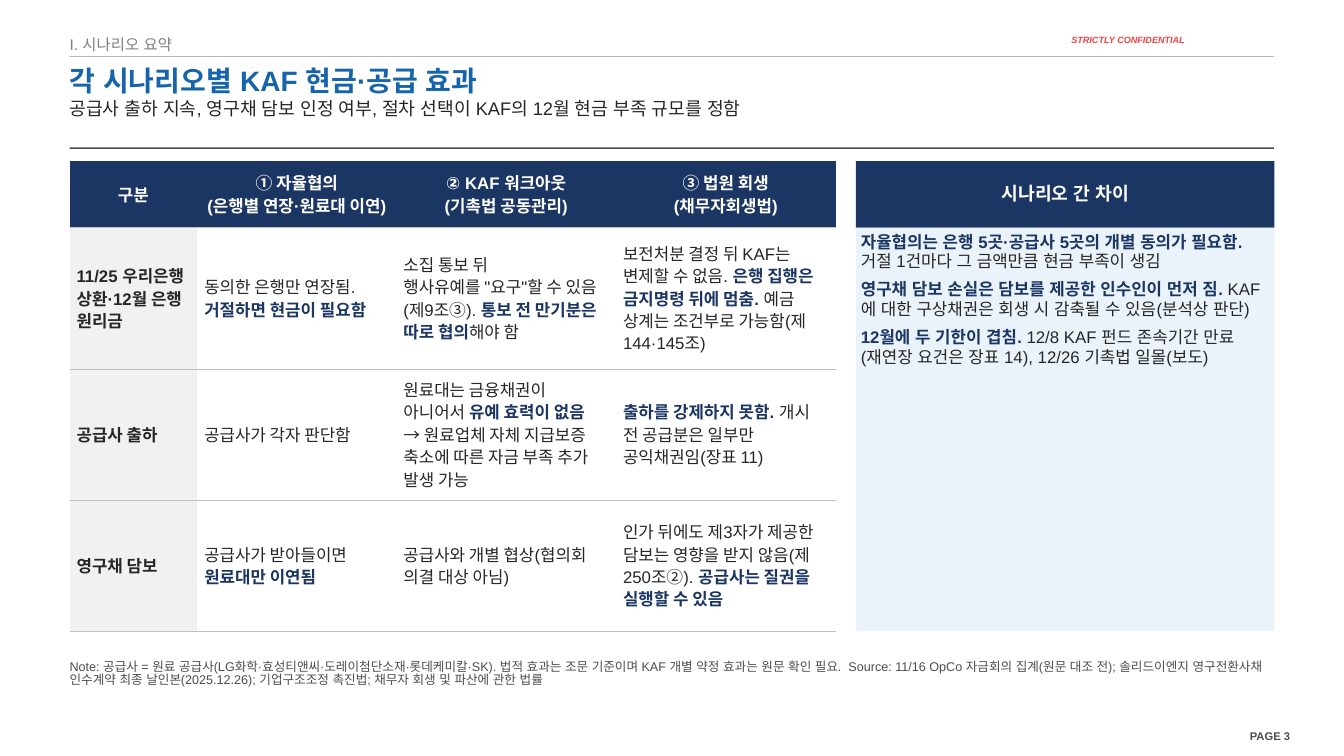
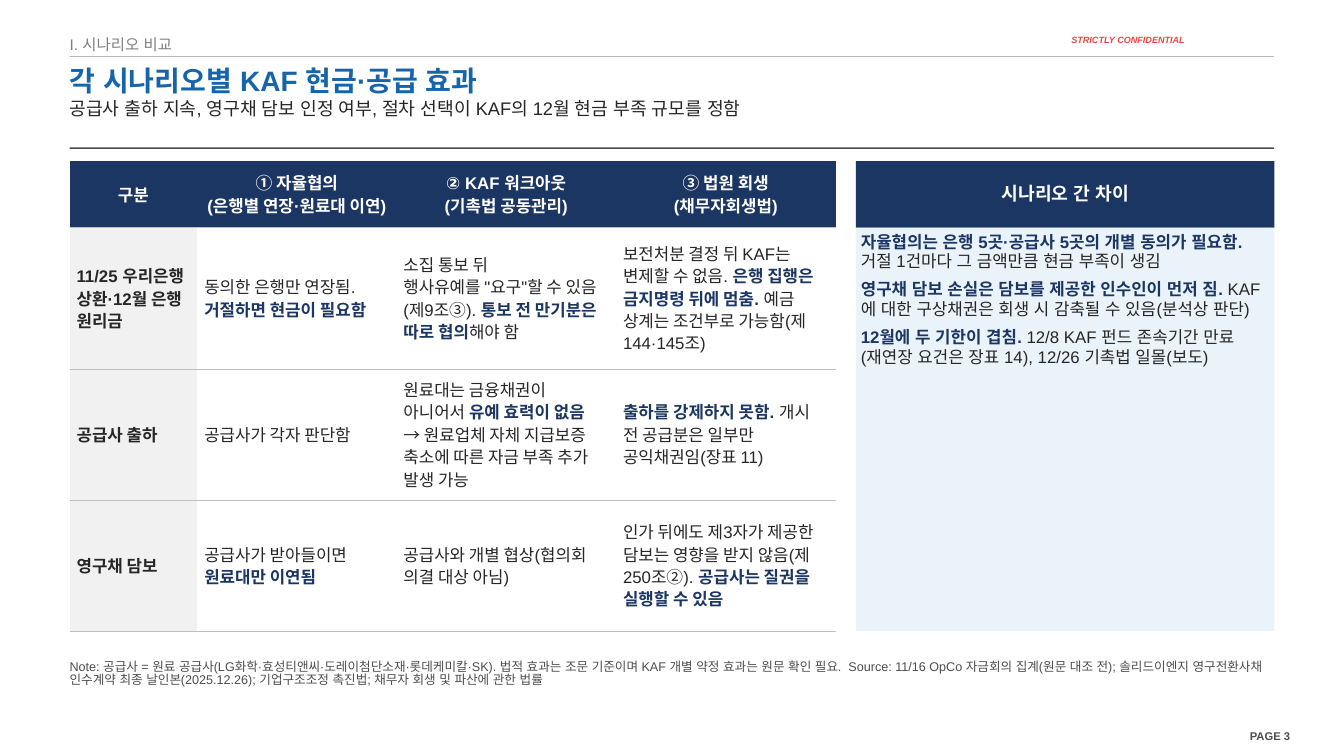
Before and after one commit to jogyesung/GS-Secretary, a slide deck: slide 3 of outputs/CIP_KAF_솔리드_자금조달차질_시나리오_20261120v5.pptx. Drawn at 1344x756 pixels with LibreOffice and Linux fonts; fonts in the diff are those of the drawing; background and template pictures are left out. Boxes give left, top, right and bottom in pixels: in the first picture for what was removed or moved away, otherwise in the second. Text is boxed around its words. In the diff, an @@ line names an element or a change of style, - is before the commit and + after.

```diff
--- a/outputs/CIP_KAF_솔리드_자금조달차질_시나리오_20261120v5.pptx
+++ b/outputs/CIP_KAF_솔리드_자금조달차질_시나리오_20261120v5.pptx
@@ text at [70, 37, 172, 51]: text changed @@
-I. 시나리오 요약
+I. 시나리오 비교
```
Also in this commit, not shown: 20 other slides changed, 1 other file.
